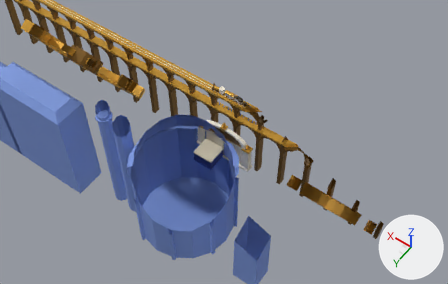
What one commit did to the Blender file art/source/environment.blend.
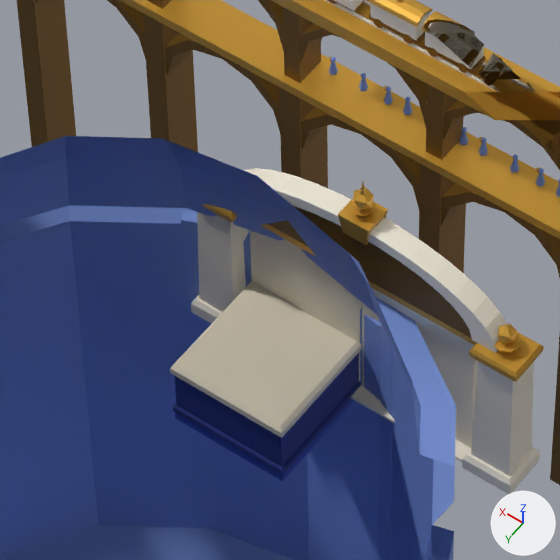
Each version appears first from a 50 mm camera at (-9.97, 13.96, 22.88) aimed at (0.12, -0.16, 0.69), and next in a close-up on the part from 37% to 57% of the width and 33% to 64% of the height. The axes (+X, +Y, +Z) are drawn at lower right. The lights are the same throughout. The first two pictures are the older version. Everything nearer to the camera than a plane just in front of the edit is cut away.

Objects in the first close-up: 'distant_engine_body', 'distant_engine_train', 'exit_gate_door_left', 'exit_gate_door_right', 'exit_gate_frame', 'floor_tile_slab', 'wall_block_block'.
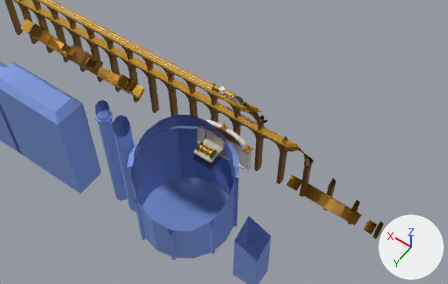
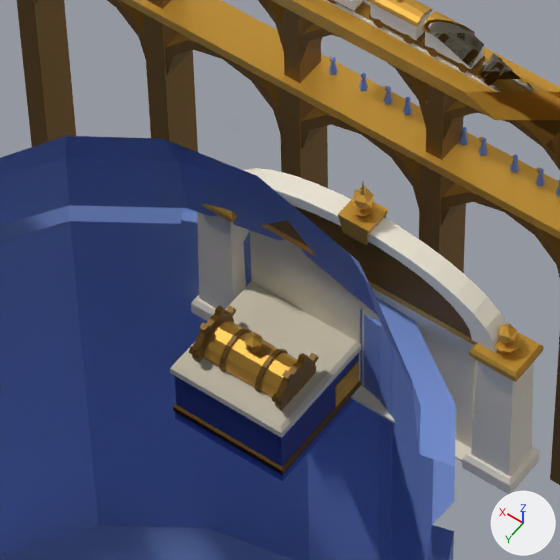
Pixel boxes [x1, y1, x2, y2] of what changed, in the close-ups (560 x 560 px):
'lane_emitter_body', added
    after: [173, 305, 361, 475]
    faces in mat_gold_dark (brown #7d5a1c): [173, 305, 361, 475]
    faces in mat_gold (orange #d9a43c): [203, 320, 359, 407]

The change in detail:
Material 'lane_violet' (mat_lane_violet) is new.
Its base color is (0.456, 0.0742, 1.0) (purple #b44dff).
Its roughness is 0.75.
Mesh me_lane_emitter_body is new.
It has 340 vertices, 244 faces and spans x 0.0..1.0, y 0.0..1.0, z 0.0..0.9.
Faces by material slot: [172, 62, 10].
It uses material mat_gold_dark (brown #7d5a1c).
It uses material mat_gold (orange #d9a43c).
It uses material mat_lane_violet (purple #b44dff).
Object 'lane_emitter_body' (ob_lane_emitter_body) is new; it shows me_lane_emitter_body.
Its parent is ob_courtyard_composite_f0_0_floor_tile.
Its location is (0.0, 0.0, 0.0).
